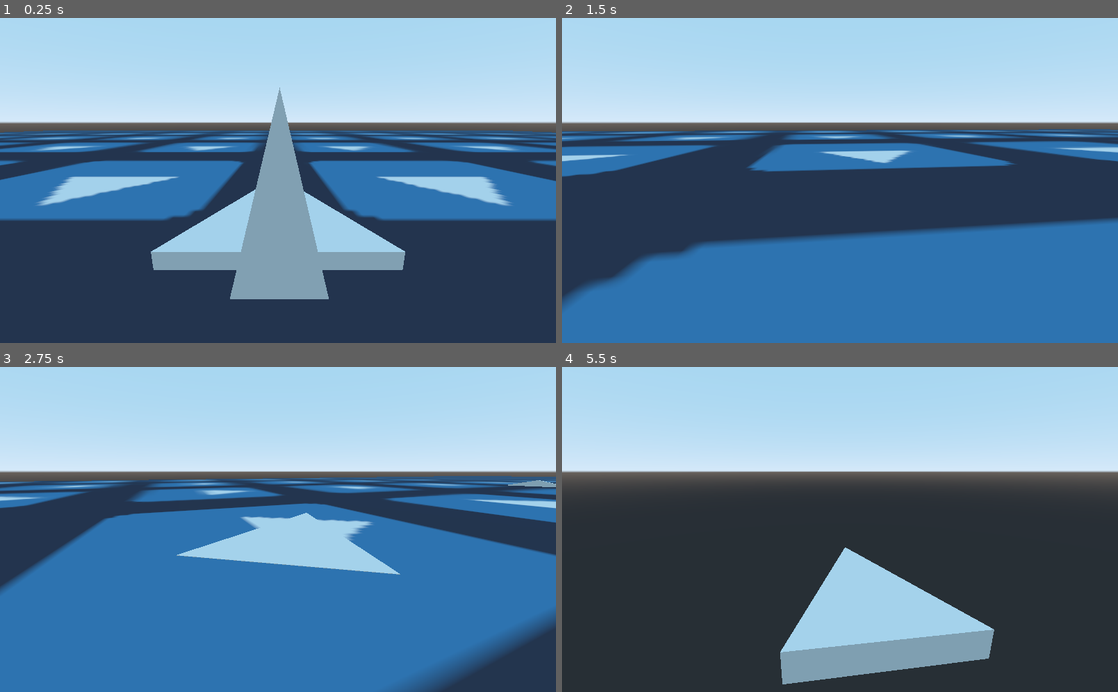
Above: before the commit, frames 1-4 (two rows, left to right).
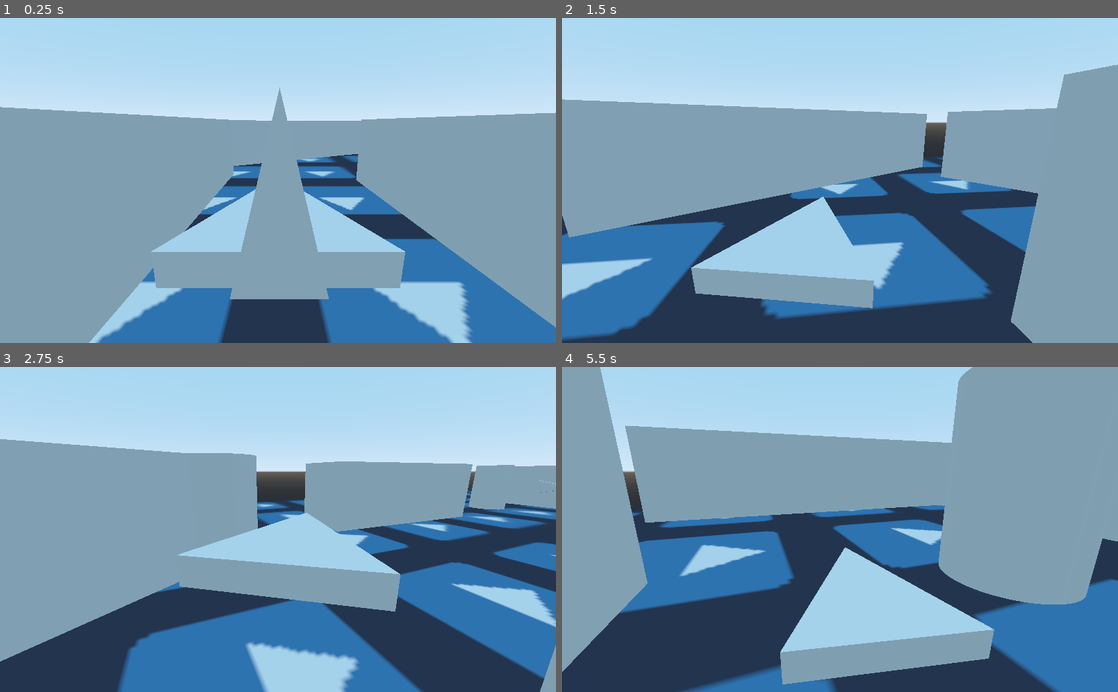
Above: after the commit, the same moments.

Repository: winston-yallow/godot_wild_jam_20
Game: Godot game, scene res://maps/00_Test.tscn
Same seed, same stepped clock (60 frames per second), same inputs: the game is played once before the commit and once after it. The engine's default icon, where the game draws it, is replaced by a stand-in: a white triangle on a blue panel in a dark square.
Inputs:
- Up to frame 1 (0.25 s): no input
- Up to frame 2 (1.5 s): hold D (game_right) 0.53-1.28 s; hold S (game_down) from 1.28 s (still down)
- Up to frame 3 (2.75 s): release S (game_down) at 2.03 s; hold D (game_right) from 2.03 s (still down)
- Up to frame 4 (5.5 s): release D (game_right) at 2.78 s; hold W (game_up) 2.78-3.53 s; hold A (game_left) 3.53-5.03 s; hold S (game_down) from 5.03 s (still down)

The runs differ from the first frame. In frame 1, 55% of the frame differs, in the area x 0-100%, y 27-100%; in frame 2, 62%; in frame 3, 53%; in frame 4, 75%, in the area x 0-100%, y 0-100%.

Commit message:
Add dummy obstacles and third track to test level

Diff:
--- a/game/maps/00_Test.tscn
+++ b/game/maps/00_Test.tscn
@@ -12,22 +12,43 @@
 
 [sub_resource type="Curve3D" id=2]
 _data = {
-"points": PoolVector3Array( 0, 0, 0, 0, 0, 0, -0.00573191, 0, -0.00167036, 0, 0, 0, 0, 0, 0, 0, 0, 10, 5, 0, 0, -5, 0, 0, -5, 0, 15, 0, 0, 0, 0, 0, 0, -10, 0, 10, 0, 0, 0, 0, 0, 0, -10, 0, 0 ),
+"points": PoolVector3Array( 0, 0, -5, 0, 0, 5, 0, 0, 0, 0, 0, -5, 0, 0, 0, -3, 0, 10, 5, 0, 0, -5, 0, 0, -8, 0, 15, 0, 0, 0, 0, 0, -5, -13, 0, 10, 0, 0, 5, 0, 0, -5, -10, 0, -8.74228e-07 ),
 "tilts": PoolRealArray( 0, 0, 0, 0, 0 )
 }
 
-[sub_resource type="Curve3D" id=5]
+[sub_resource type="Curve3D" id=3]
 _data = {
 "points": PoolVector3Array( 0, 0, -5, 0, 0, 5, 0, 0, 0, 0, 0, 0, 0, 0, 0, 5, 0, 5, 0, 0, -5, 0, 0, 5, 10, 0, 10, 0.988443, -0.148137, 0.0321927, -4.17619, 0.625883, -0.136015, 5, 1, 15, 2.99444, 0, 1.57881, -2.99444, 0, -1.57881, -5, 1, 12, 0, 0, 10, 0, 0, -10, -10, 0, -8.74228e-07 ),
 "tilts": PoolRealArray( 0, 0, 0, 0, 0, 0 )
 }
 
-[sub_resource type="PlaneMesh" id=3]
+[sub_resource type="Curve3D" id=6]
+_data = {
+"points": PoolVector3Array( 0, 0, 0, 0, 0, 0, 0, 0, 0, 0, 0, 0, 0, 0, 0, 0, 0, 5, -5, 0, 0, 5, 0, 0, 5, 0, 10, 0, 0, 0, 0, 0, 0, 10, 0, 5, 0, 0, 0, 0, 0, 0, 10, 0, -5, 5, 0, 0, -5, 0, 0, 5, 0, -10, 0, 0, 0, 0, 0, 0, 0, 0, -5, 0, 0, 0, 0, 0, 0, 0, 0, 0 ),
+"tilts": PoolRealArray( 0, 0, 0, 0, 0, 0, 0, 0 )
+}
+
+[sub_resource type="PlaneMesh" id=4]
 size = Vector2( 50, 50 )
 
-[sub_resource type="SpatialMaterial" id=4]
+[sub_resource type="SpatialMaterial" id=5]
 albedo_texture = ExtResource( 3 )
 uv1_scale = Vector3( 10, 10, 10 )
+
+[sub_resource type="CubeMesh" id=7]
+size = Vector3( 2, 3, 15 )
+
+[sub_resource type="CubeMesh" id=8]
+size = Vector3( 1, 3, 7 )
+
+[sub_resource type="CubeMesh" id=11]
+size = Vector3( 1, 3, 14 )
+
+[sub_resource type="CubeMesh" id=9]
+size = Vector3( 3, 3, 9 )
+
+[sub_resource type="CylinderMesh" id=10]
+height = 3.0
 
 [node name="00_Test" type="Spatial"]
 
@@ -41,8 +62,14 @@
 
 [node name="Pathway3" parent="." instance=ExtResource( 1 )]
 transform = Transform( -1, 0, -8.74228e-08, 0, 1, 0, 8.74228e-08, 0, -1, -10, 0, 0 )
-curve = SubResource( 5 )
+curve = SubResource( 3 )
 degree = 90.0
+
+[node name="Pathway4" parent="." instance=ExtResource( 1 )]
+transform = Transform( -1, 0, -8.74228e-08, 0, 1, 0, 8.74228e-08, 0, -1, -10, 0, 0 )
+curve = SubResource( 6 )
+degree = 90.0
+only_forward = true
 
 [node name="Player" parent="." instance=ExtResource( 2 )]
 transform = Transform( -1, 0, -8.74228e-08, 0, 1, 0, 8.74228e-08, 0, -1, 0, 0, 0 )
@@ -61,6 +88,94 @@
 speed = 8.0
 enabled = true
 
-[node name="Ground" type="MeshInstance" parent="."]
-mesh = SubResource( 3 )
-material/0 = SubResource( 4 )
+[node name="Geometry" type="Spatial" parent="."]
+
+[node name="Ground" type="MeshInstance" parent="Geometry"]
+transform = Transform( 1, 0, 0, 0, 1, 0, 0, 0, 1, 0, -2, 0 )
+mesh = SubResource( 4 )
+material/0 = SubResource( 5 )
+
+[node name="Obstacle" type="MeshInstance" parent="Geometry"]
+transform = Transform( 1, 0, 0, 0, 1, 0, 0, 0, 1, -5, -0.5, 3 )
+mesh = SubResource( 7 )
+material/0 = null
+
+[node name="Obstacle2" type="MeshInstance" parent="Geometry"]
+transform = Transform( -0.131011, 0, -0.991381, 0, 1, 0, 0.991381, 0, -0.131011, -13, -0.5, -12 )
+mesh = SubResource( 8 )
+material/0 = null
+
+[node name="Obstacle12" type="MeshInstance" parent="Geometry"]
+transform = Transform( -0.819852, 0, -0.572575, 0, 1, 0, 0.572575, 0, -0.819852, -10.0349, -0.5, 15.9028 )
+mesh = SubResource( 8 )
+material/0 = null
+
+[node name="Obstacle13" type="MeshInstance" parent="Geometry"]
+transform = Transform( 0.0115364, 0, -0.999933, 0, 1, 0, 0.999933, 0, 0.0115364, -15.5658, -0.5, 12.4653 )
+mesh = SubResource( 8 )
+material/0 = null
+
+[node name="Obstacle14" type="MeshInstance" parent="Geometry"]
+transform = Transform( 0.999935, 0, 0.0113968, 0, 1, 0, -0.0113968, 0, 0.999935, -22.3353, -0.5, -7.02505 )
+mesh = SubResource( 11 )
+material/0 = null
+
+[node name="Obstacle15" type="MeshInstance" parent="Geometry"]
+transform = Transform( 0.0113968, 0, -0.999935, 0, 1, 0, 0.999935, 0, 0.0113968, -11.3995, -0.5, -18.1986 )
+mesh = SubResource( 11 )
+material/0 = null
+
+[node name="Obstacle16" type="MeshInstance" parent="Geometry"]
+transform = Transform( 1, 0, -0.000436245, 0, 1, 0, 0.000436245, 0, 1, 3.02515, -0.5, 4.91057 )
+mesh = SubResource( 11 )
+material/0 = null
+
+[node name="Obstacle17" type="MeshInstance" parent="Geometry"]
+transform = Transform( 0.516638, 0, -0.856204, 0, 1, 0, 0.856204, 0, 0.516638, -1.68581, -0.5, 17.8512 )
+mesh = SubResource( 11 )
+material/0 = null
+
+[node name="Obstacle3" type="MeshInstance" parent="Geometry"]
+transform = Transform( 1, 0, 0, 0, 1, 0, 0, 0, 1, -15, -0.5, 2.55505 )
+mesh = SubResource( 9 )
+material/0 = null
+
+[node name="Obstacle4" type="MeshInstance" parent="Geometry"]
+transform = Transform( 1, 0, 0, 0, 1, 0, 0, 0, 1, -15, -0.5, -7.44495 )
+mesh = SubResource( 10 )
+material/0 = null
+
+[node name="Obstacle5" type="MeshInstance" parent="Geometry"]
+transform = Transform( 1, 0, 0, 0, 1, 0, 0, 0, 1, -9.14291, -0.5, -11.1384 )
+mesh = SubResource( 10 )
+material/0 = null
+
+[node name="Obstacle6" type="MeshInstance" parent="Geometry"]
+transform = Transform( 1, 0, 0, 0, 1, 0, 0, 0, 1, -4.77363, -0.5, -4.91731 )
+mesh = SubResource( 10 )
+material/0 = null
+
+[node name="Obstacle7" type="MeshInstance" parent="Geometry"]
+transform = Transform( 1, 0, 0, 0, 1, 0, 0, 0, 1, -4.48043, -0.5, -6.52589 )
+mesh = SubResource( 10 )
+material/0 = null
+
+[node name="Obstacle8" type="MeshInstance" parent="Geometry"]
+transform = Transform( 1, 0, 0, 0, 1, 0, 0, 0, 1, -3.79305, -0.5, -8.14336 )
+mesh = SubResource( 10 )
+material/0 = null
+
+[node name="Obstacle9" type="MeshInstance" parent="Geometry"]
+transform = Transform( 1, 0, 0, 0, 1, 0, 0, 0, 1, -0.0371375, -0.5, -11.6515 )
+mesh = SubResource( 10 )
+material/0 = null
+
+[node name="Obstacle10" type="MeshInstance" parent="Geometry"]
+transform = Transform( 1, 0, 0, 0, 1, 0, 0, 0, 1, 3.68657, -0.5, -1.97077 )
+mesh = SubResource( 10 )
+material/0 = null
+
+[node name="Obstacle11" type="MeshInstance" parent="Geometry"]
+transform = Transform( 1, 0, 0, 0, 1, 0, 0, 0, 1, -11.9924, -0.5, 12.3095 )
+mesh = SubResource( 10 )
+material/0 = null
Not shown: 1 places in game/maps/00_Test.tscn that only renumber resources
